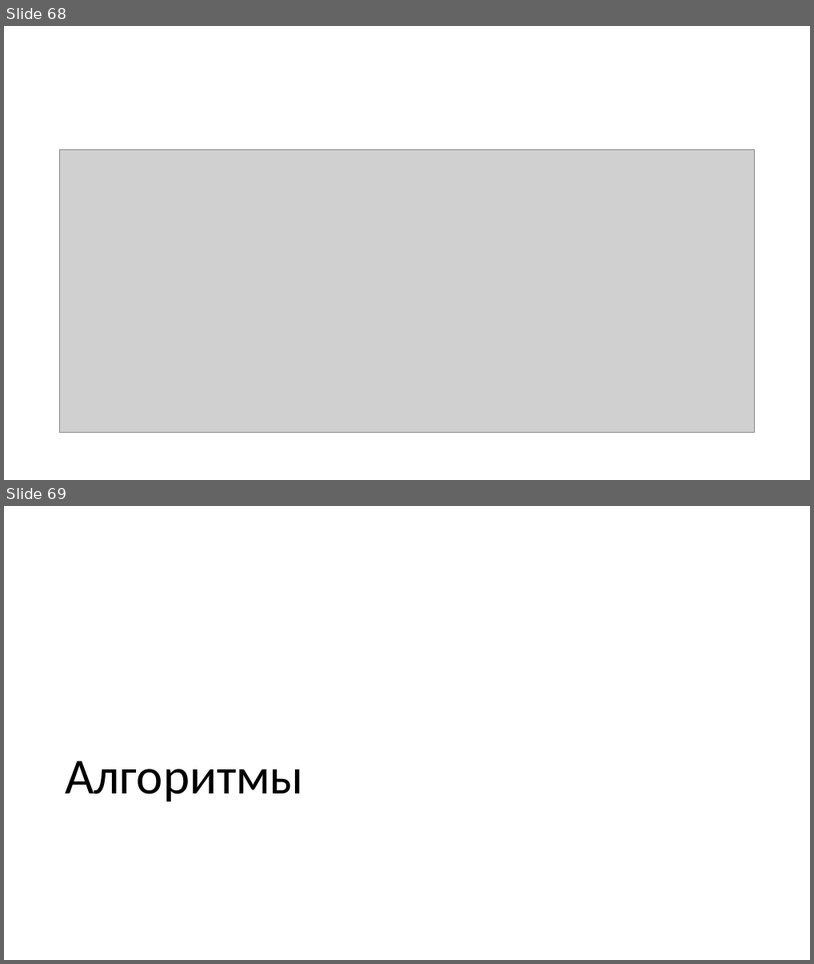
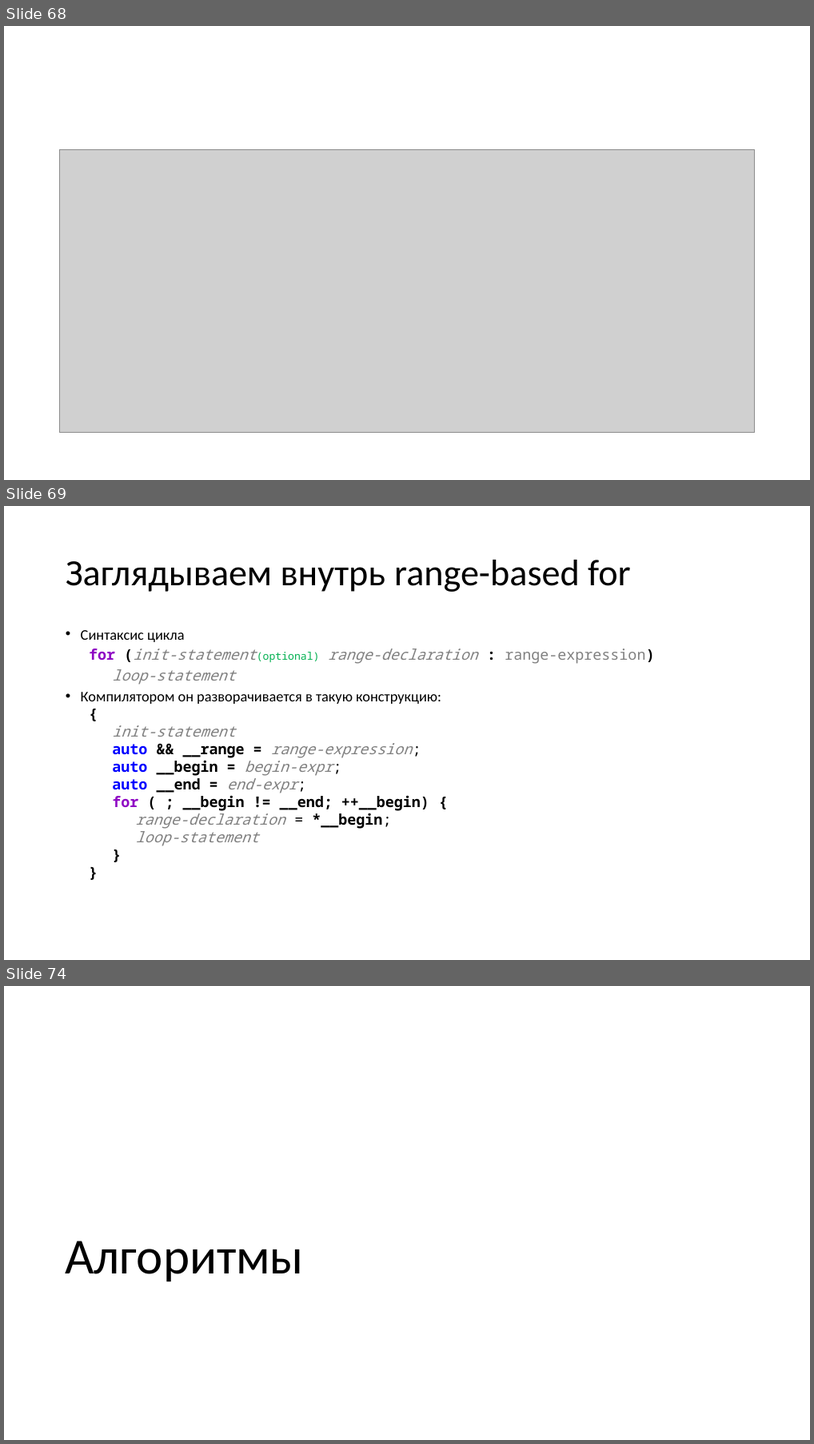
Before and after one commit to alexey-malov/oop, a slide deck: lectures/01/Стандартная библиотека.pptx. Shown one above the other, each under a label of ours: slides 68 and 69 before the commit, slides 68, 69 and 74 after it; the slides between them are not shown. The pictures are 814x964 and 814x1444 pixels, drawn with LibreOffice and Linux fonts; fonts in the diff are those of the drawing; grey boxes stand for pictures. Boxes give left, top, right and bottom in pixels: in the first picture for what was removed or moved away, otherwise in the second. Text is boxed around its words. In the diff, an @@ line names an element or a change of style, - is before the commit and + after.

```diff
--- a/lectures/01/Стандартная библиотека.pptx
+++ b/lectures/01/Стандартная библиотека.pptx
@@ slide 69 added at (x1=4, y1=506, x2=810, y2=960), background #FFFFFF @@
@@ title added at (x1=66, y1=560, x2=631, y2=592), 44 pt, text #000000 @@
+Заглядываем внутрь range-based for
@@ text added at (x1=81, y1=630, x2=655, y2=846), 17.5 pt, text #808080 @@
+• Синтаксис цикла
+for (init-statement(optional) range-declaration : range-expression)
+loop-statement
+• Компилятором он разворачивается в такую конструкцию:
+{
+init-statement
+auto && __range = range-expression;
+auto __begin = begin-expr;
+auto __end = end-expr;
+for ( ; __begin != __end; ++__begin) {
+range-declaration = *__begin;
+loop-statement
+}
+}
@@ what was slide 69 is now slide 74 @@
```
Also in this commit, not shown: 3 slides changed, 4 other slides added, 7 other files.
